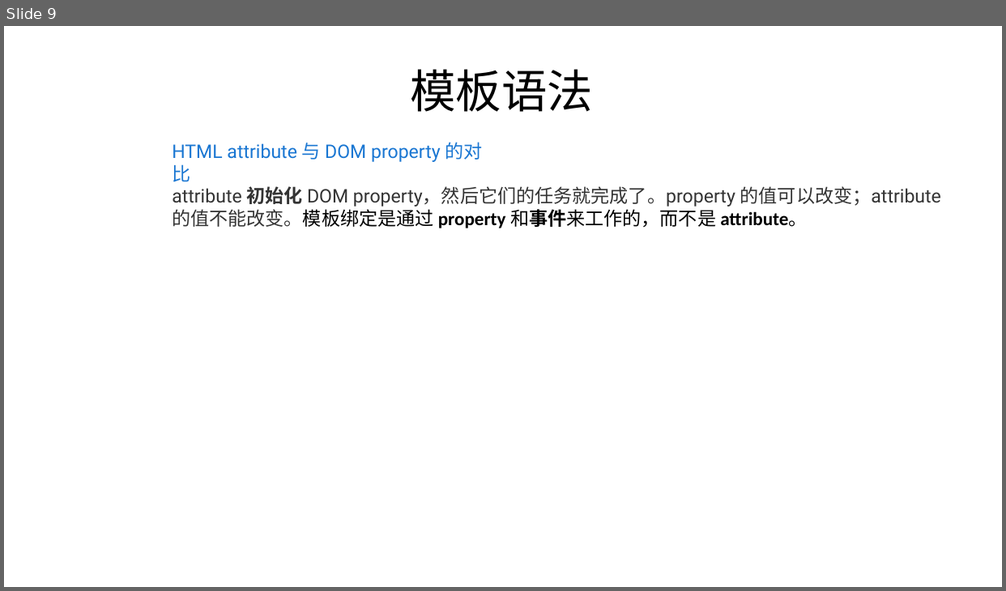
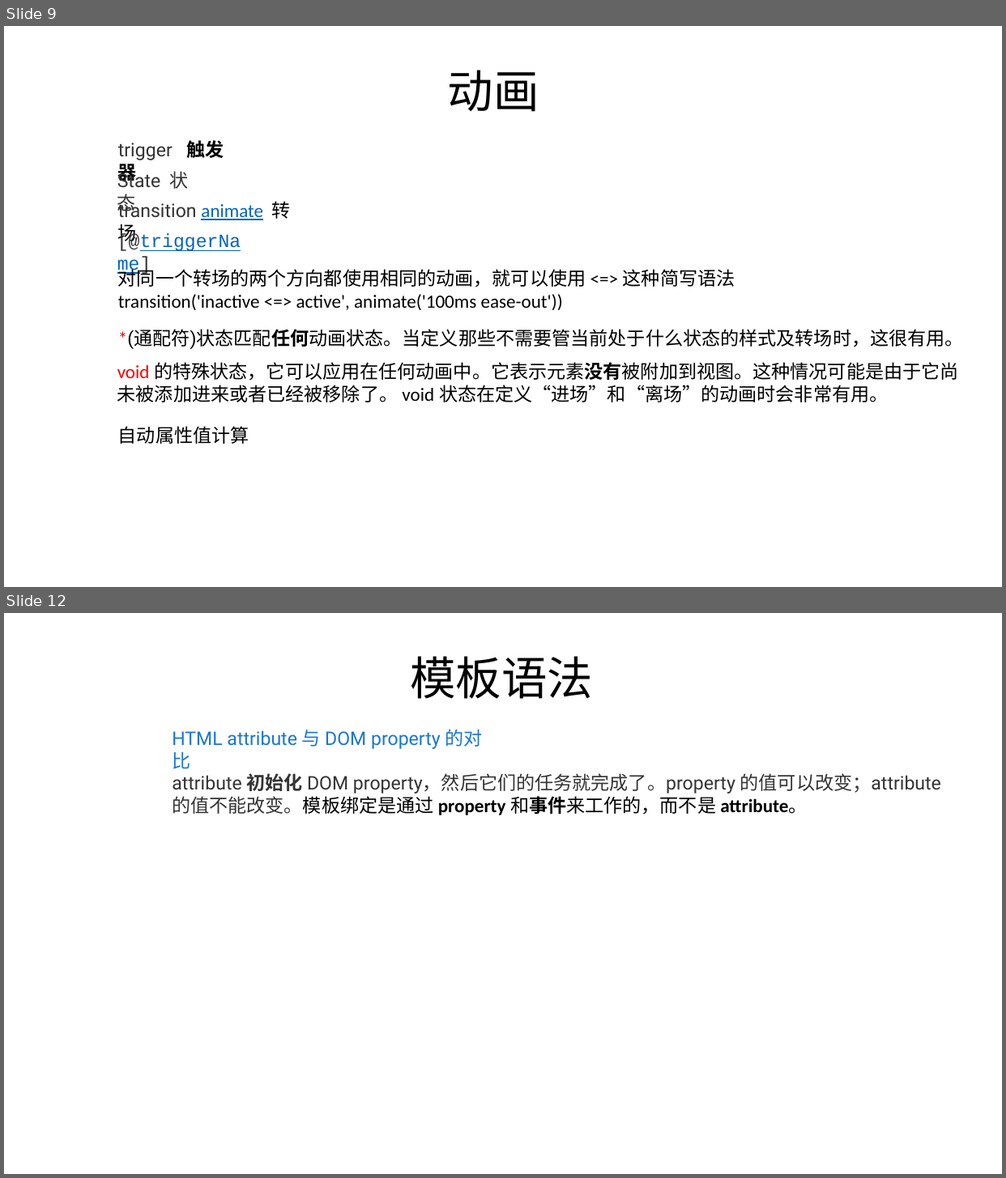
Before and after one commit to FredJiangFei/AngularDemo, a slide deck: Documents/angular.pptx. Shown one above the other, each under a label of ours: slide 9 before the commit, slides 9 and 12 after it; the slides between them are not shown. The pictures are 1006x591 and 1006x1178 pixels, drawn with LibreOffice and Linux fonts; fonts in the diff are those of the drawing. Boxes give left, top, right and bottom in pixels: in the first picture for what was removed or moved away, otherwise in the second. Text is boxed around its words. In the diff, an @@ line names an element or a change of style, - is before the commit and + after.

```diff
--- a/Documents/angular.pptx
+++ b/Documents/angular.pptx
@@ slide 9 added at box(4, 26, 1002, 587), background #FFFFFF @@
@@ text added at box(448, 70, 539, 112), 44 pt, text #000000 @@
+  动画
@@ text added at box(118, 140, 224, 184), 18 pt, text #333333 @@
+trigger 触发器
@@ text added at box(117, 170, 189, 214), 18 pt, text #333333 @@
+State 状态
@@ text added at box(118, 200, 291, 245), 18 pt, text #333333 @@
+transition animate 转场
@@ text added at box(110, 226, 251, 256), 18 pt, text #0563C1, underline @@
+[@triggerName]
@@ text added at box(118, 267, 735, 310), 18 pt, text #000000 @@
+对同一个转场的两个方向都使用相同的动画，就可以使用 <=> 这种简写语法
+transition('inactive <=> active', animate('100ms ease-out'))
@@ text added at box(118, 330, 964, 349), 18 pt, text #000000 @@
+*(通配符)状态匹配任何动画状态。当定义那些不需要管当前处于什么状态的样式及转场时，这很有用。
@@ text added at box(117, 362, 958, 403), 18 pt, text #000000 @@
+void 的特殊状态，它可以应用在任何动画中。它表示元素没有被附加到视图。这种情况可能是由于它尚未被添加进来或者已经被移除了。 void 状态在定义“进场”和“离场”的动画时会非常有用。
@@ text added at box(118, 426, 249, 444), 18 pt, text #000000 @@
+自动属性值计算
@@ what was slide 9 is now slide 12 @@
```
Also in this commit, not shown: 2 other slides added, 12 other files.
